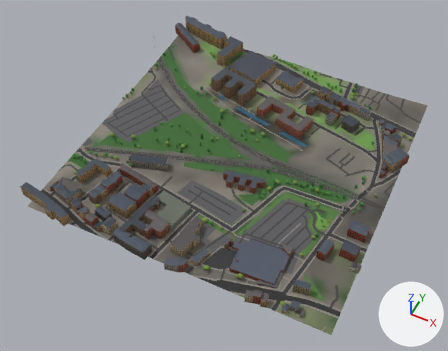
An edit to the glTF model glasgow-subway/data/city/city_11_5.glb, drawn before and after from the same camera.
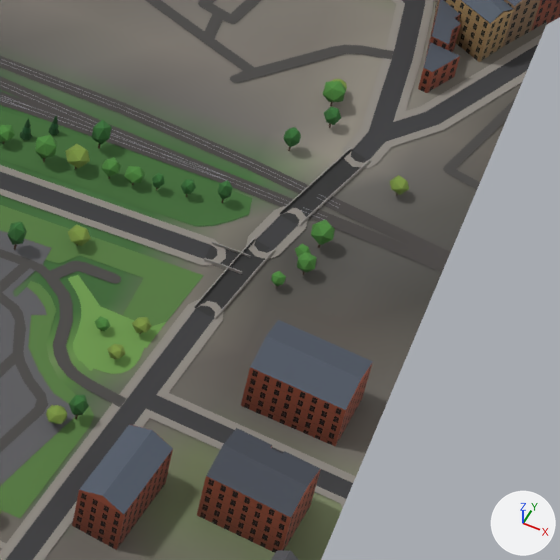
The first picture shows the older version from a 50 mm camera at (2448.0, -909.0, 767.0) aimed at (2137.0, -288.0, -10.0). The close-ups show the older and then the newer version on the part from 68% to 90% of the width and 46% to 75% of the height of that picture. Only the edits that show in the close-ups are written down. Arrows for +X, +Y and +Z are at lower right; the lights stay in place. Where no turn or scale is listed for an object, it has been applied to the vertices. Vertices at exactly the same position are counted once.

Objects in the first close-up: 'buildings_11_5', 'green_11_5', 'rail_11_5', 'roads_11_5', 'terrain_11_5' and 27 more.
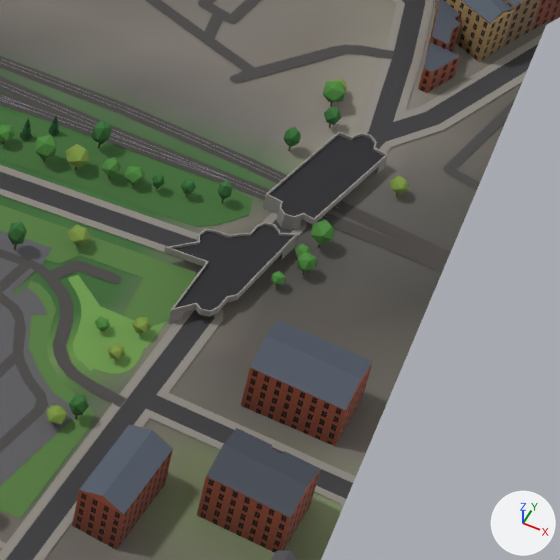
What differs and where, as boxes [x1, y1, x2, y2] in the close-ups (560 x 560 px; the box of a moved part takes in the faces that stretch with it):
part 1 of me_roads_11_5, added: after [164, 222, 298, 323]
part 2 of me_roads_11_5, added: after [175, 225, 292, 310]
part 3 of me_roads_11_5, added: after [269, 135, 384, 218]
part 4 of me_roads_11_5, deleted: before [236, 237, 275, 272]
part 5 of me_roads_11_5, moved or reshaped: before [103, 147, 371, 356]; after [263, 132, 388, 230]

Edits to the bpy script that builds the scene:
```text
Change me_roads_11_5:
    used by ob_roads_11_5; location = (2150.0, -250.0, 19.5)
    remove me_roads_11_5.from_pydata(...)  # 2486 vertices, 2436 faces; spans x -250.0..250.0, y -250.0..250.0, z -7.0..7.0
    add me_roads_11_5.from_pydata(...)  # 2905 vertices, 2935 faces; spans x -250.0..250.0, y -250.0..250.0, z -7.0..7.0
    me_roads_11_5 part 1: a new loose piece of 197 vertices spanning x 179.0..210.0, y -70.0..-28.0, z 0.0..7.0, in mat_mat_bridge
    me_roads_11_5 part 2: a new loose piece of 30 vertices spanning x 179.0..210.0, y -70.0..-28.0, z 6.0, in mat_mat_road
    me_roads_11_5 part 3: a new loose piece of 24 vertices spanning x 197.0..224.0, y -23.0..16.0, z 5.0, in mat_mat_road
    me_roads_11_5 part 4: the loose piece of 24 vertices spanning x 197.0..206.0, y -42.0..-31.0, z 0.0..2.0 is deleted
    me_roads_11_5 part 5: 4 vertices moved from x 217.0..220.0, y 4.0..12.0, z 0.0..2.0 to x 220.0..224.0, y 11.0..14.0, z 0.0..6.0; 89 vertices removed from x 189.0..219.0, y -63.0..14.0, z 0.0..2.0; 162 vertices added at x 197.0..224.0, y -23.0..16.0, z 0.0..6.0
    other edits to the shape of me_roads_11_5 do not show in these pictures
```
